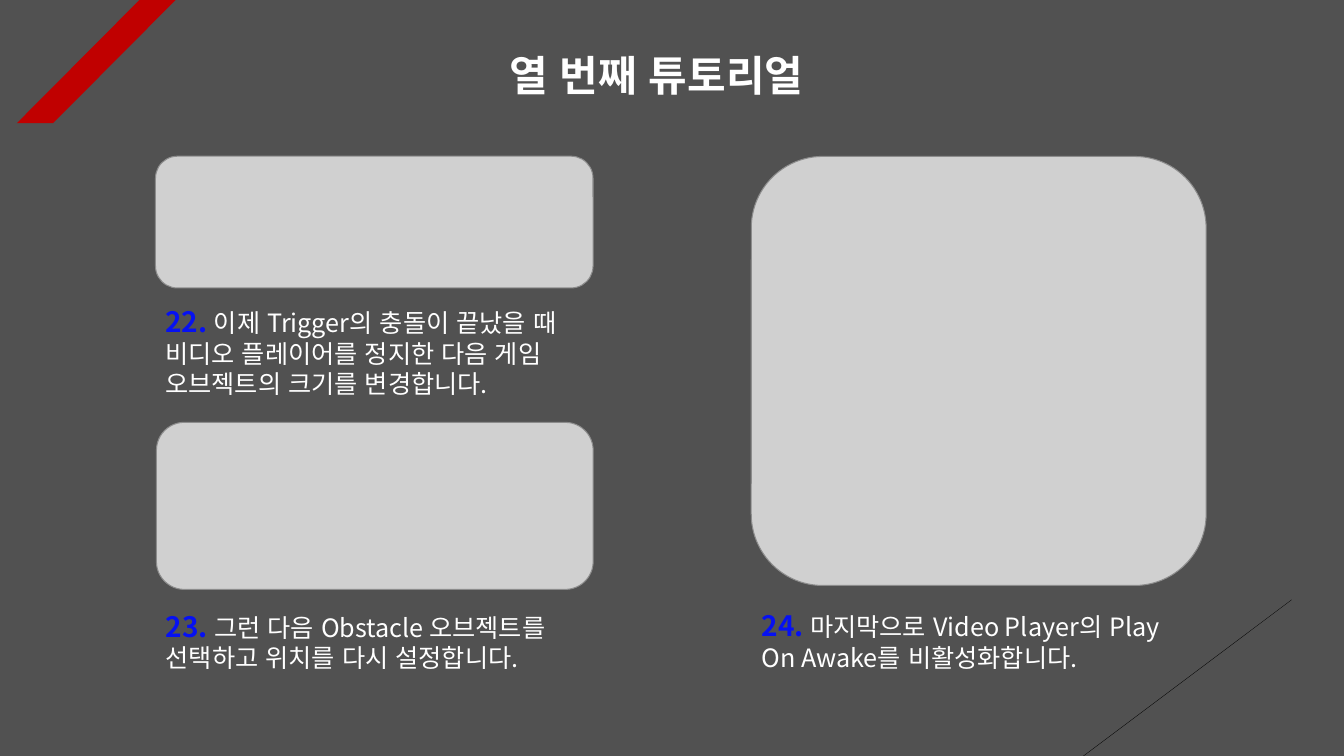
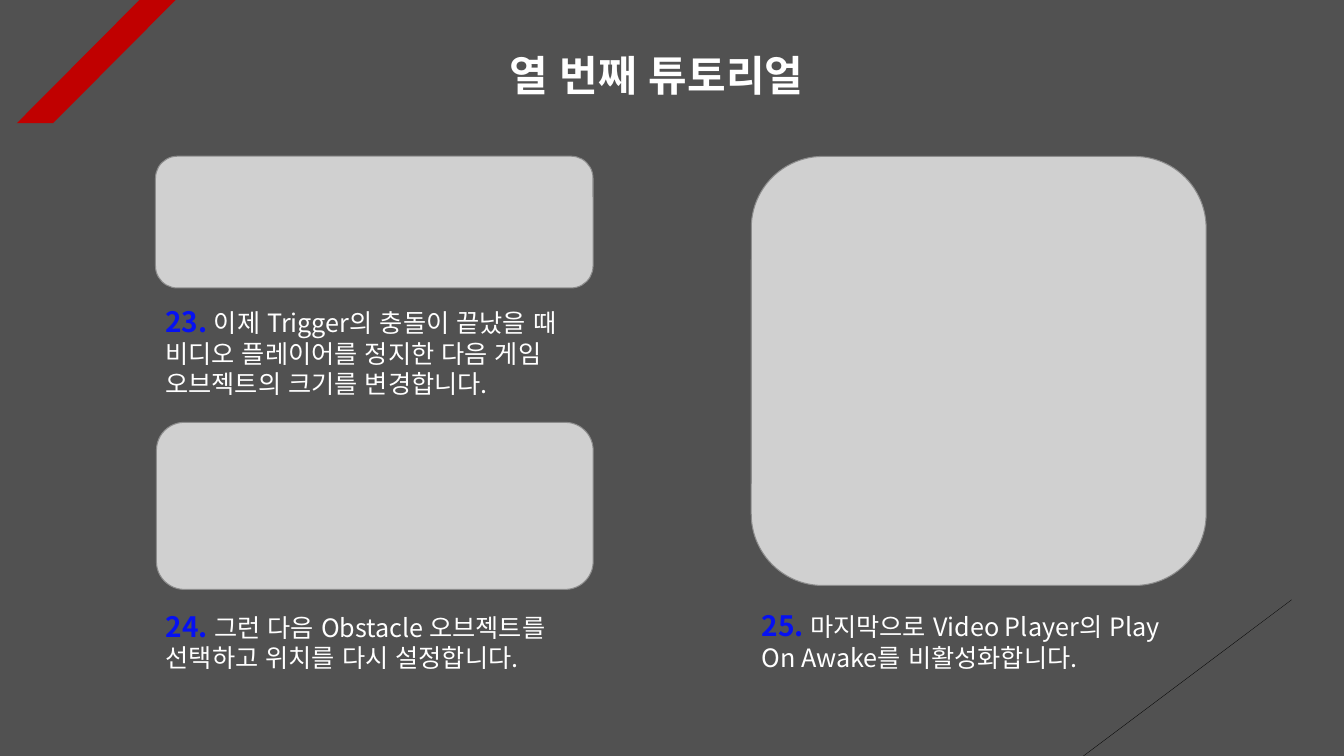
Before and after one commit to Unity2033/3D-UnityEngine, a slide deck: slide 10 of Assets/Class/Collision/PPT Data/Collision Example.pptx. Drawn at 1344x756 pixels with LibreOffice and Linux fonts; fonts in the diff are those of the drawing; grey boxes stand for pictures. Boxes give left, top, right and bottom in pixels: in the first picture for what was removed or moved away, otherwise in the second. Text is boxed around its words. In the diff, an @@ line names an element or a change of style, - is before the commit and + after.

```diff
--- a/Assets/Class/Collision/PPT Data/Collision Example.pptx
+++ b/Assets/Class/Collision/PPT Data/Collision Example.pptx
@@ text at [165, 311, 556, 395]: text changed @@
-22. 이제 Trigger의 충돌이 끝났을 때 비디오 플레이어를 정지한 다음 게임 오브젝트의 크기를 변경합니다.
+23. 이제 Trigger의 충돌이 끝났을 때 비디오 플레이어를 정지한 다음 게임 오브젝트의 크기를 변경합니다.
@@ text at [166, 616, 545, 669]: text changed @@
-23. 그런 다음 Obstacle 오브젝트를 선택하고 위치를 다시 설정합니다.
+24. 그런 다음 Obstacle 오브젝트를 선택하고 위치를 다시 설정합니다.
@@ text at [762, 615, 1159, 669]: text changed @@
-24. 마지막으로 Video Player의 Play On Awake를 비활성화합니다.
+25. 마지막으로 Video Player의 Play On Awake를 비활성화합니다.
```
Also in this commit, not shown: 11 other slides changed, 21 other files.
